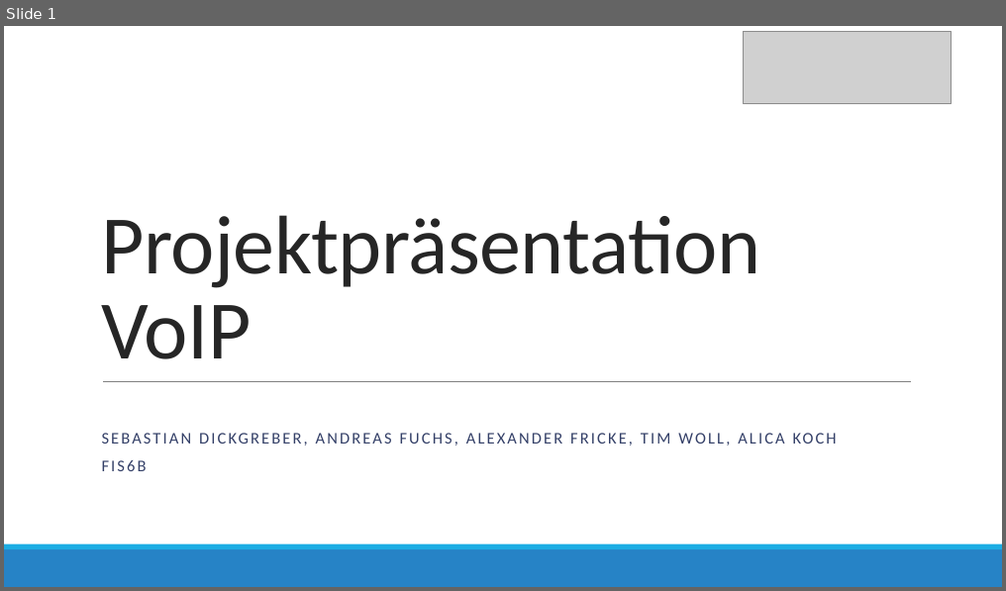
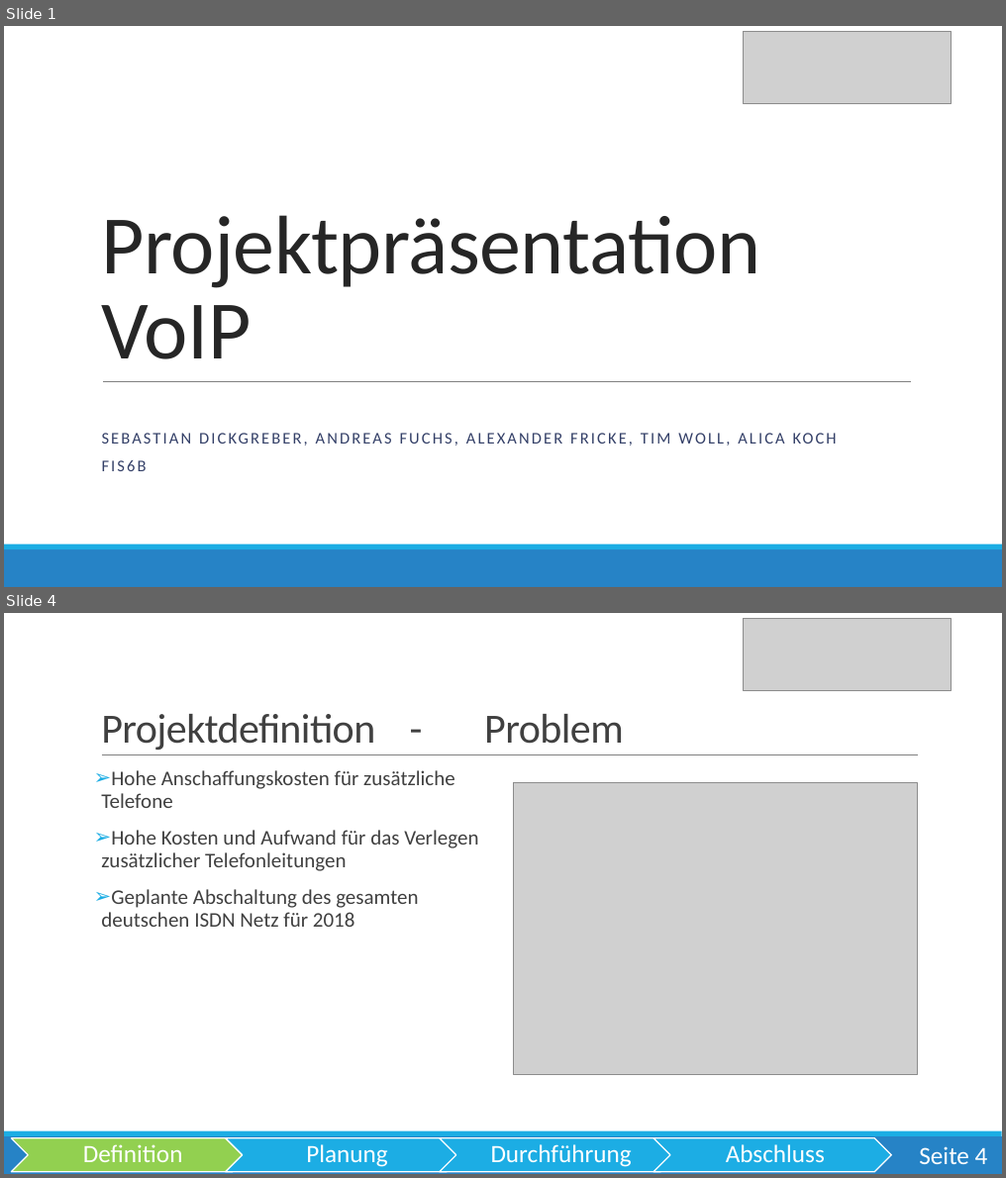
Before and after one commit to OberstufenprojektVOIP/OSP_VOIP, a slide deck: Pr-sentation/Präsentation VoIP Echt.pptx. Shown one above the other, each under a label of ours: slide 1 before the commit, slides 1 and 4 after it; the slides between them are not shown. The pictures are 1006x591 and 1006x1178 pixels, drawn with LibreOffice and Linux fonts; fonts in the diff are those of the drawing; grey boxes stand for pictures. Boxes give left, top, right and bottom in pixels: in the first picture for what was removed or moved away, otherwise in the second. Text is boxed around its words. In the diff, an @@ line names an element or a change of style, - is before the commit and + after.

```diff
--- a/Pr-sentation/Präsentation VoIP Echt.pptx
+++ b/Pr-sentation/Präsentation VoIP Echt.pptx
@@ slide 4 added at [4, 613, 1002, 1174], background #FFFFFF; not listed: 2 template elements that a slide beside it also shows @@
@@ picture added at [744, 618, 951, 691] @@
@@ title added at [101, 714, 624, 750], 40 pt, text #404040 @@
+Projektdefinition - Problem
@@ line added from (102, 756) to (918, 756), #808080 0.5 pt @@
@@ text added at [101, 770, 478, 927], 20 pt, text #404040 @@
+➢ Hohe Anschaffungskosten für zusätzliche
+  Telefone
+➢ Hohe Kosten und Aufwand für das Verlegen zusätzlicher Telefonleitungen
+➢ Geplante Abschaltung des gesamten deutschen ISDN Netz für 2018
@@ picture added at [513, 783, 918, 1074] @@
@@ group added at [12, 1139, 892, 1172]: 4 chevrons, 4 texts @@
+Definition
+Planung
+Durchführung
+Abschluss
@@ page number added at [919, 1147, 988, 1164], 24 pt, text #FFFFFF @@
+Seite 4
```
Also in this commit, not shown: 8 slides changed, 9 other slides added, 1 slide removed.
